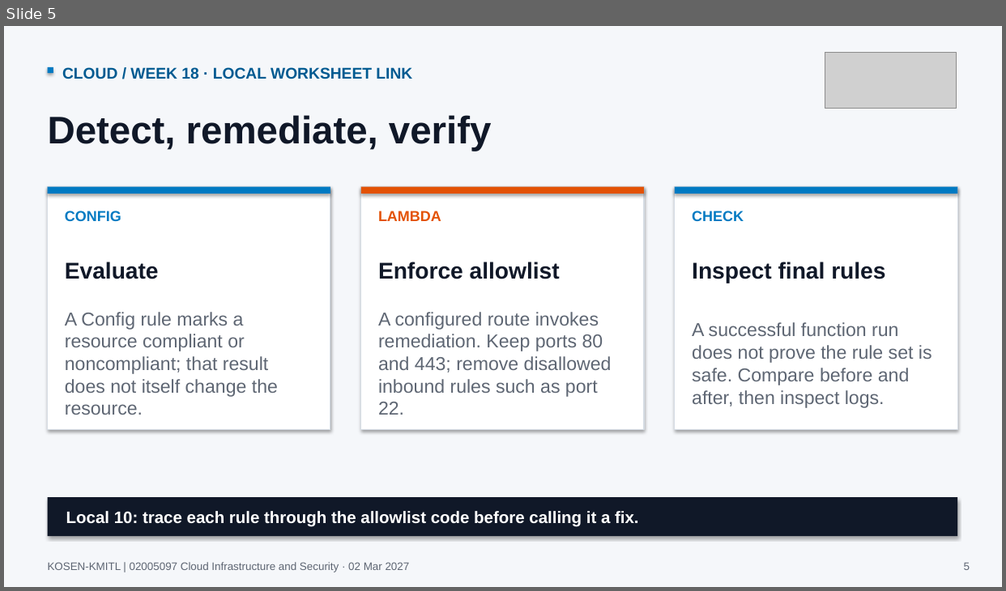
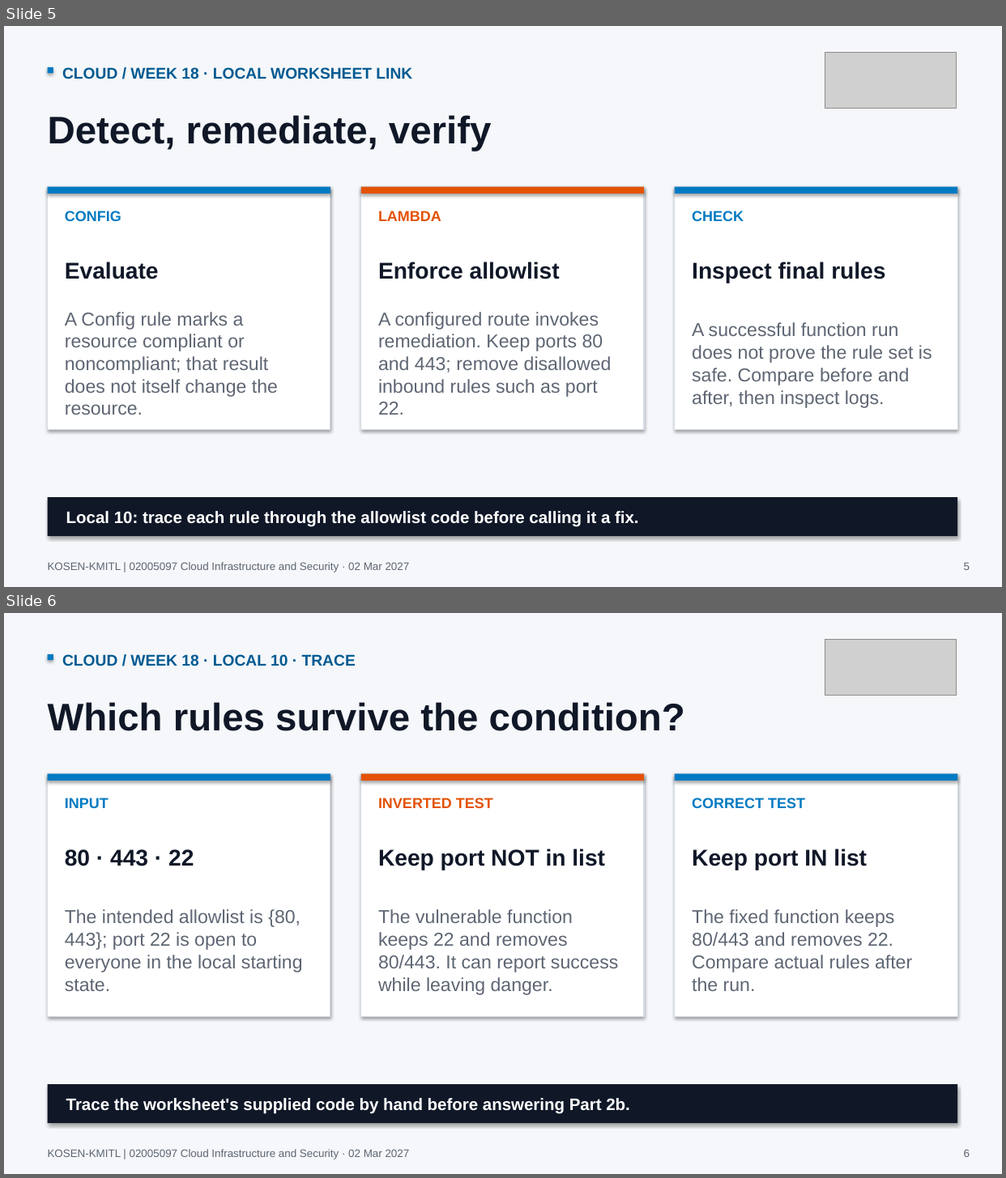
Before and after one commit to nutthakorn7/cloud-infrastructure-security, a slide deck: slides/weekly-bridges/output/Week18_Cloud_Course_Bridge.pptx. Shown one above the other, each under a label of ours: slide 5 before the commit, slides 5 and 6 after it. The pictures are 1006x591 and 1006x1178 pixels, drawn with LibreOffice and Linux fonts; fonts in the diff are those of the drawing; grey boxes stand for pictures. Boxes give left, top, right and bottom in pixels: in the first picture for what was removed or moved away, otherwise in the second. Text is boxed around its words. In the diff, an @@ line names an element or a change of style, - is before the commit and + after.

Commit message:
Align Week 18 remediation lab and Local 10 teaching

```diff
--- a/slides/weekly-bridges/output/Week18_Cloud_Course_Bridge.pptx
+++ b/slides/weekly-bridges/output/Week18_Cloud_Course_Bridge.pptx
@@ slide 6 added at (4, 613, 1002, 1174), background #F5F7FA @@
@@ rectangle added at (48, 654, 53, 660), fill #007AC2 @@
@@ text added at (62, 654, 356, 666), 15 pt, text #005A91, bold @@
+CLOUD / WEEK 18 · LOCAL 10 · TRACE
@@ picture added at (825, 639, 957, 696) @@
@@ text added at (48, 702, 685, 731), 37 pt, text #101828, bold @@
+Which rules survive the condition?
@@ rectangle added at (48, 774, 330, 1017), fill #FFFFFF, outline #D5DCE4 0.8 pt @@
@@ rectangle added at (48, 774, 330, 781), fill #007AC2 @@
@@ rectangle added at (361, 774, 644, 1017), fill #FFFFFF, outline #D5DCE4 0.8 pt @@
@@ rectangle added at (361, 774, 644, 781), fill #E35205 @@
@@ rectangle added at (675, 774, 957, 1017), fill #FFFFFF, outline #D5DCE4 0.8 pt @@
@@ rectangle added at (675, 774, 957, 781), fill #007AC2 @@
@@ text added at (65, 798, 108, 808), 14 pt, text #007AC2, bold @@
+INPUT
@@ text added at (378, 798, 493, 808), 14 pt, text #E35205, bold @@
+INVERTED TEST
@@ text added at (692, 798, 805, 808), 14 pt, text #007AC2, bold @@
+CORRECT TEST
@@ text added at (65, 850, 194, 867), 22 pt, text #101828, bold @@
+80 · 443 · 22
@@ text added at (378, 849, 605, 871), 22 pt, text #101828, bold @@
+Keep port NOT in list
@@ text added at (692, 849, 867, 871), 22 pt, text #101828, bold @@
+Keep port IN list
@@ text added at (65, 909, 303, 991), 18 pt, text #5E6673 @@
+The intended allowlist is {80, 443}; port 22 is open to everyone in the local starting state.
@@ text added at (378, 909, 618, 995), 18 pt, text #5E6673 @@
+The vulnerable function keeps 22 and removes 80/443. It can report success while leaving danger.
@@ text added at (692, 909, 912, 991), 18 pt, text #5E6673 @@
+The fixed function keeps 80/443 and removes 22. Compare actual rules after the run.
@@ rectangle added at (48, 1084, 957, 1123), fill #101828 @@
@@ text added at (66, 1098, 630, 1114), 16 pt, text #FFFFFF, bold @@
+Trace the worksheet's supplied code by hand before answering Part 2b.
@@ text added at (48, 1149, 410, 1160), 10.5 pt, text #5E6673 @@
+KOSEN-KMITL | 02005097 Cloud Infrastructure and Security · 02 Mar 2027
@@ text added at (964, 1149, 970, 1157), 10.5 pt, text #5E6673 @@
+6
```
Also in this commit, not shown: 2 slides changed, 1 other slide added, 4 other files.
